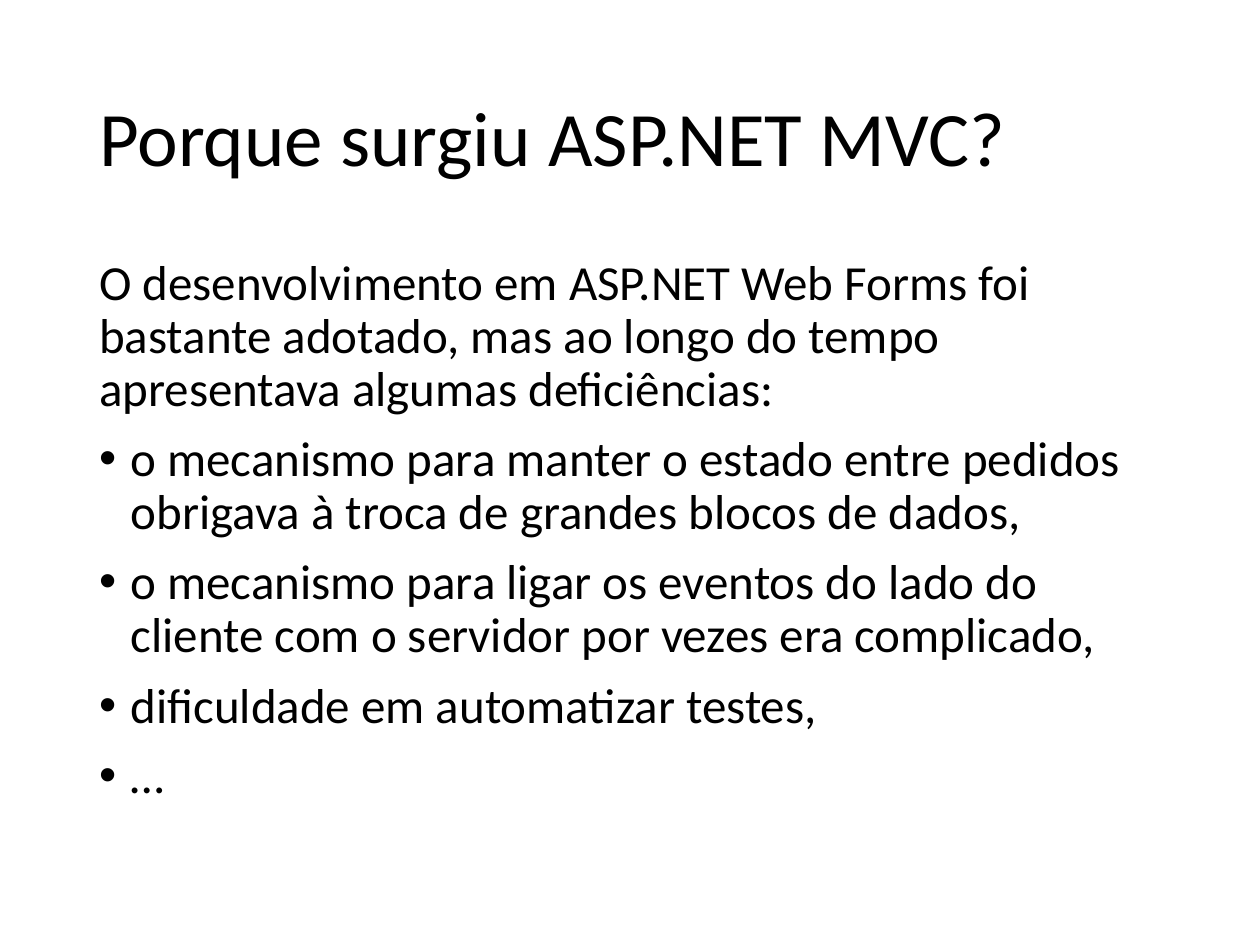
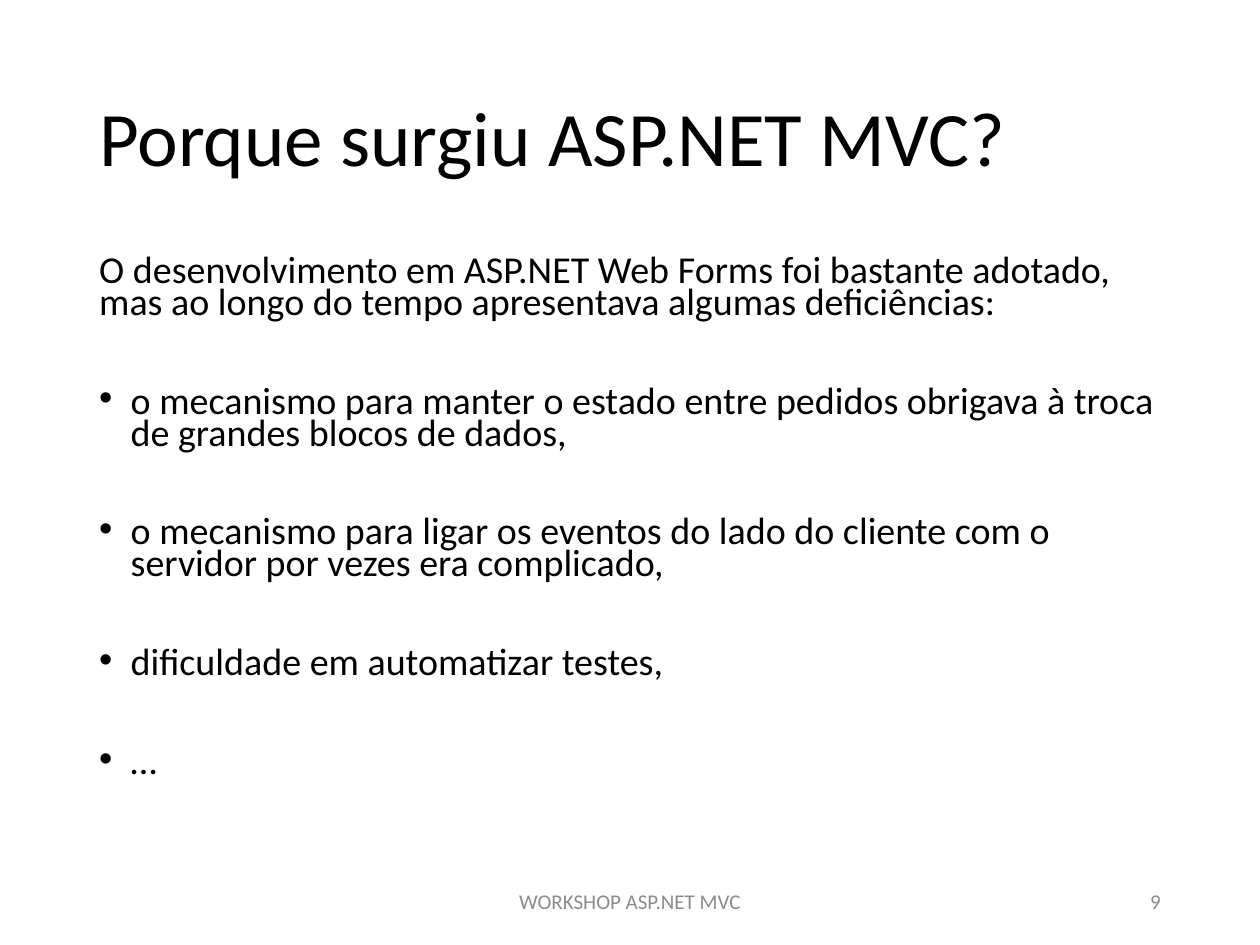
Before and after one commit to MiguelCosta/aspnet-workshop, a slide deck: slide 9 of ppt/aspnet-workshop.pptx. Drawn at 1260x945 pixels with LibreOffice and Linux fonts; fonts in the diff are those of the drawing. Boxes give left, top, right and bottom in pixels: in the first picture for what was removed or moved away, otherwise in the second. Text is boxed around its words. In the diff, an @@ line names an element or a change of style, - is before the commit and + after.

```diff
--- a/ppt/aspnet-workshop.pptx
+++ b/ppt/aspnet-workshop.pptx
@@ text "O desenvolvimento em ASP.NET Web ..." at box(99, 256, 1153, 680): size 28 to 21.7 pt; line spacing 0.9 to 0.7 @@
@@ text added at box(519, 895, 741, 909), 12 pt, text #8C8C8C @@
+WORKSHOP ASP.NET MVC
@@ page number added at box(1150, 895, 1161, 909), 12 pt, text #8C8C8C @@
+9
```
Also in this commit, not shown: 15 other slides changed, 4 slides added, 3 slides removed.
